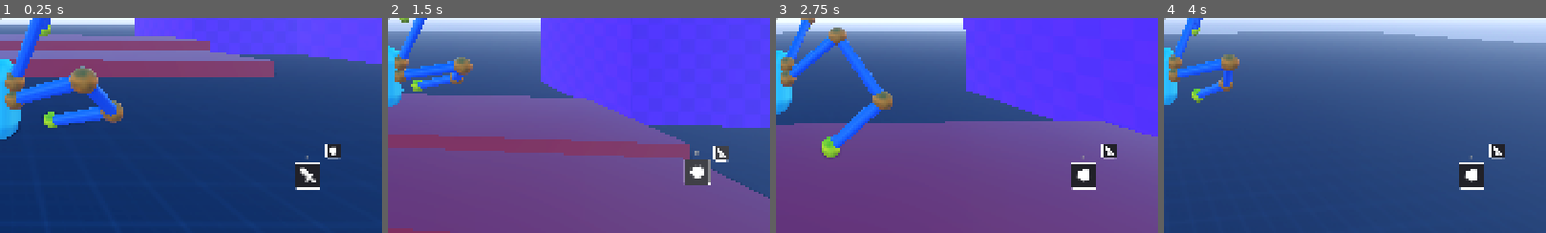
Above: before the commit, frames 1-4 (left to right).
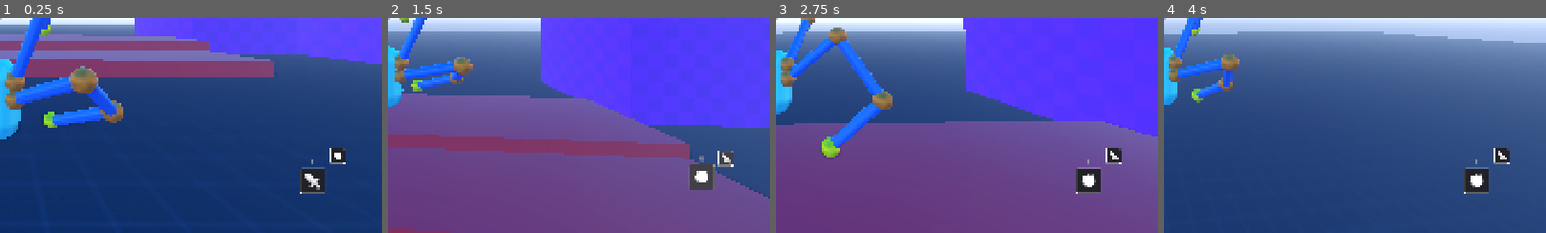
Above: after the commit, the same moments.

Repository: lliamsymonds04/doc-oc
Game: Godot game, scene res://main.tscn
Two runs of this game, one before a commit and one after it. Both use one fixed random seed, a clock stepped at 60 frames per second and the inputs below.
Inputs (mouse positions are % of the whole screen's width and height, from its top left):
- Up to frame 1 (0.25 s): no input
- Up to frame 2 (1.5 s): move the mouse to (55, 50) at 0.52 s; hold W (forward) from 0.53 s (still down); click (55, 50) at 0.6 s; tap Space (jump) at 0.77 s; move the mouse to (45, 50) at 1.27 s; tap R (mode-switch) at 1.35 s
- Up to frame 3 (2.75 s): keep holding W (forward); tap Space (jump) at 1.52 s; move the mouse to (52, 48) at 2.02 s; right-click (52, 48) at 2.1 s
- Up to frame 4 (4 s): keep holding W (forward); move the mouse to (49, 52) at 2.77 s; tap Shift (sprint) at 2.85 s; tap Space (jump) at 3.02, 3.77 s; move the mouse to (57, 51) at 3.52 s; click (57, 51) at 3.6 s
The pictures show only the part of the screen within x 50-100%, y 50-100%; the shares and areas given below are measured in that part.

The runs differ from the first frame. In frame 1, 1.3% of the frame differs, in the area x 77-91%, y 58-82%; in frame 2, 1.3%, in the area x 77-91%, y 59-80%; in frame 3, 1.3%; in frame 4, 1.3%.

Commit message:
feat: set project mode to stretch

Diff:
--- a/ui/hud.tscn
+++ b/ui/hud.tscn
@@ -61,7 +61,3 @@
 [node name="AudioStreamPlayer2D" type="AudioStreamPlayer2D" parent="PauseMenu" unique_id=1119919063]
 
 [node name="ModeButtons" parent="." unique_id=1989756047 instance=ExtResource("6_1v5rv")]
-offset_left = 1702.0
-offset_top = 877.0
-offset_right = 1702.0
-offset_bottom = 877.0
--- a/ui/mode_buttons.tscn
+++ b/ui/mode_buttons.tscn
@@ -5,11 +5,17 @@
 
 [node name="ModeButtons" type="Control" unique_id=1989756047]
 layout_mode = 3
-anchors_preset = 15
+anchors_preset = 3
+anchor_left = 1.0
+anchor_top = 1.0
 anchor_right = 1.0
 anchor_bottom = 1.0
-grow_horizontal = 2
-grow_vertical = 2
+offset_left = -206.0
+offset_top = -190.0
+offset_right = -92.0
+offset_bottom = -95.0
+grow_horizontal = 0
+grow_vertical = 0
 script = ExtResource("1_qyeyl")
 
 [node name="InactivePanel" parent="." unique_id=977001982 instance=ExtResource("1_wl20c")]
